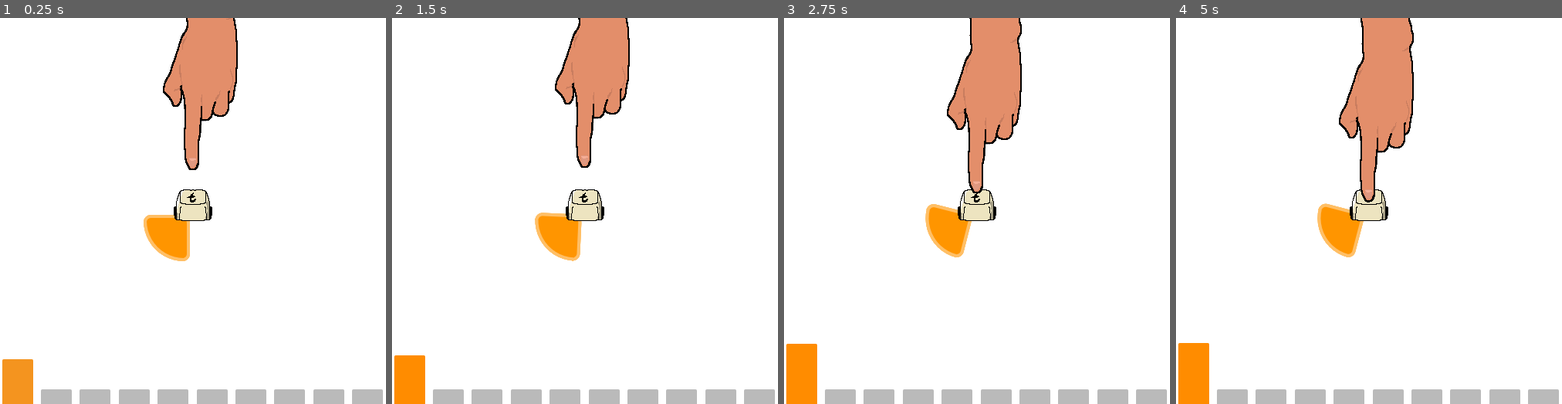
Above: before the commit, frames 1-4 (left to right).
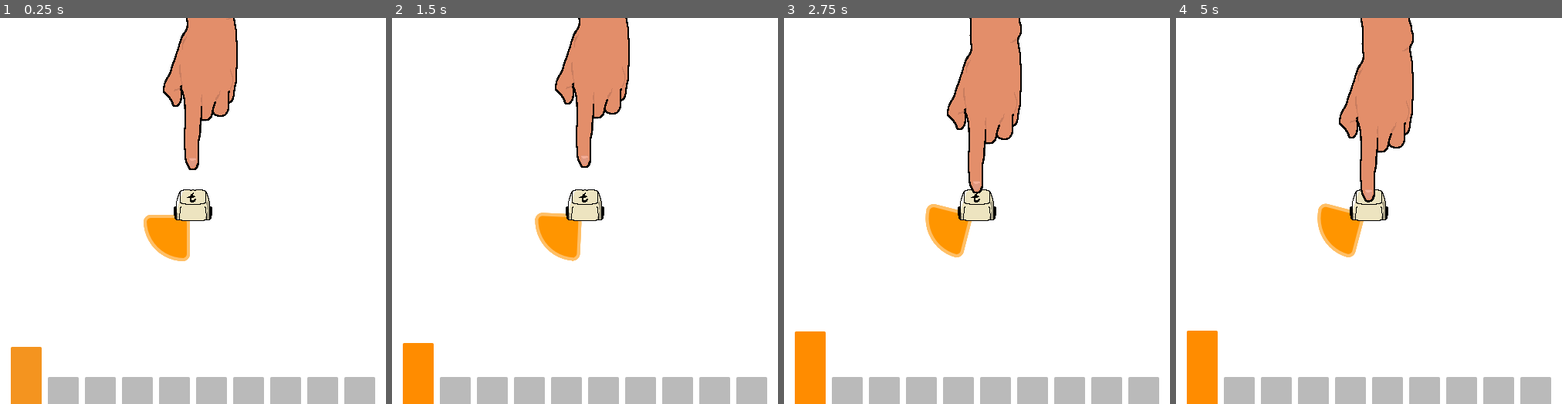
Above: after the commit, the same moments.

Repository: wpuerner/t
Game: Godot game, scene res://scenes/main.tscn
Two runs of this game, one before a commit and one after it. Both use one fixed random seed, a clock stepped at 60 frames per second and the inputs below. Sound files missing from this copy of the repository are replaced by a short silence.
Inputs:
- Up to frame 1 (0.25 s): no input
- Up to frame 2 (1.5 s): hold S (s) 0.53-1.28 s; tap T (t) at 0.8, 1.35 s
- Up to frame 3 (2.75 s): tap S (s) at 1.55 s; hold S (s) from 2.03 s (still down); tap T (t) at 2.3 s
- Up to frame 4 (5 s): release S (s) at 2.78 s; tap T (t) at 2.85, 3.8, 4.35 s; tap S (s) at 3.05, 4.55 s; hold S (s) 3.53-4.28 s

The runs differ from the first frame. In frame 1, 3.8% of the frame differs, in the area x 0-100%, y 85-100%; in frame 2, 3.9%; in frame 3, 4.0%; in frame 4, 4.0%, in the area x 0-100%, y 81-100%.

Commit message:
fix audio compression; add margin to level number

Diff:
--- a/scenes/level_number/level_number.tscn
+++ b/scenes/level_number/level_number.tscn
@@ -7,24 +7,21 @@
 offsets = PackedFloat32Array(0, 0.301075, 0.650538, 1)
 colors = PackedColorArray(1, 0.55, 0, 1, 0.866667, 1, 0, 1, 0.15, 1, 0, 1, 0, 1, 0.95, 1)
 
-[node name="LevelNumber" type="Control"]
-layout_mode = 3
+[node name="LevelNumber" type="MarginContainer"]
 anchors_preset = 15
 anchor_right = 1.0
 anchor_bottom = 1.0
 grow_horizontal = 2
 grow_vertical = 2
+theme_override_constants/margin_left = 12
+theme_override_constants/margin_right = 12
 script = ExtResource("2_ly1gu")
 gradient = SubResource("Gradient_3m17c")
 
 [node name="HBoxContainer" type="HBoxContainer" parent="."]
-layout_mode = 1
-anchors_preset = 15
-anchor_right = 1.0
-anchor_bottom = 1.0
-offset_top = 382.0
-grow_horizontal = 2
-grow_vertical = 2
+custom_minimum_size = Vector2(0, 150)
+layout_mode = 2
+size_flags_vertical = 8
 theme_override_constants/separation = 4
 alignment = 1
 
--- a/scenes/level_number/level_number_panel_container.tscn
+++ b/scenes/level_number/level_number_panel_container.tscn
@@ -33,6 +33,32 @@
 "times": PackedFloat32Array(0, 0.3)
 }
 
+[sub_resource type="Animation" id="Animation_4gpp6"]
+resource_name = "bump"
+length = 0.3
+tracks/0/type = "bezier"
+tracks/0/imported = false
+tracks/0/enabled = false
+tracks/0/path = NodePath("Panel:position:x")
+tracks/0/interp = 1
+tracks/0/loop_wrap = true
+tracks/0/keys = {
+"handle_modes": PackedInt32Array(),
+"points": PackedFloat32Array(),
+"times": PackedFloat32Array()
+}
+tracks/1/type = "bezier"
+tracks/1/imported = false
+tracks/1/enabled = true
+tracks/1/path = NodePath("Panel:position:y")
+tracks/1/interp = 1
+tracks/1/loop_wrap = true
+tracks/1/keys = {
+"handle_modes": PackedInt32Array(0, 0, 0),
+"points": PackedFloat32Array(0, -0.25, 0, 0.05, 0, -20, -0.05, 0, 0.0149062, 0, 0, -0.05, 0, 0.25, 0),
+"times": PackedFloat32Array(0, 0.2, 0.25)
+}
+
 [sub_resource type="Animation" id="Animation_qk3v3"]
 resource_name = "deactivate"
 length = 0.35
@@ -57,32 +83,6 @@
 "handle_modes": PackedInt32Array(0, 0),
 "points": PackedFloat32Array(0, -0.25, 0, 0.25, 0, 40, -0.25, 0, 0.25, 0),
 "times": PackedFloat32Array(0, 0.3)
-}
-
-[sub_resource type="Animation" id="Animation_4gpp6"]
-resource_name = "bump"
-length = 0.3
-tracks/0/type = "bezier"
-tracks/0/imported = false
-tracks/0/enabled = false
-tracks/0/path = NodePath("Panel:position:x")
-tracks/0/interp = 1
-tracks/0/loop_wrap = true
-tracks/0/keys = {
-"handle_modes": PackedInt32Array(),
-"points": PackedFloat32Array(),
-"times": PackedFloat32Array()
-}
-tracks/1/type = "bezier"
-tracks/1/imported = false
-tracks/1/enabled = true
-tracks/1/path = NodePath("Panel:position:y")
-tracks/1/interp = 1
-tracks/1/loop_wrap = true
-tracks/1/keys = {
-"handle_modes": PackedInt32Array(0, 0, 0),
-"points": PackedFloat32Array(0, -0.25, 0, 0.05, 0, -20, -0.05, 0, 0.0149062, 0, 0, -0.05, 0, 0.25, 0),
-"times": PackedFloat32Array(0, 0.2, 0.25)
 }
 
 [sub_resource type="AnimationLibrary" id="AnimationLibrary_00iei"]
Not shown, changed: assets/loop_1.wav
Not shown, changed: assets/loop_1.wav.asd
Not shown, changed: assets/loop_10.wav
Not shown, changed: assets/loop_10.wav.asd
Not shown, changed: assets/loop_2.wav
Not shown, changed: assets/loop_2.wav.asd
Not shown, changed: assets/loop_3.wav
Not shown, changed: assets/loop_3.wav.asd
Not shown, changed: assets/loop_4.wav
Not shown, changed: assets/loop_4.wav.asd
Not shown, changed: assets/loop_5.wav
Not shown, changed: assets/loop_5.wav.asd
(and 11 more such lines)
